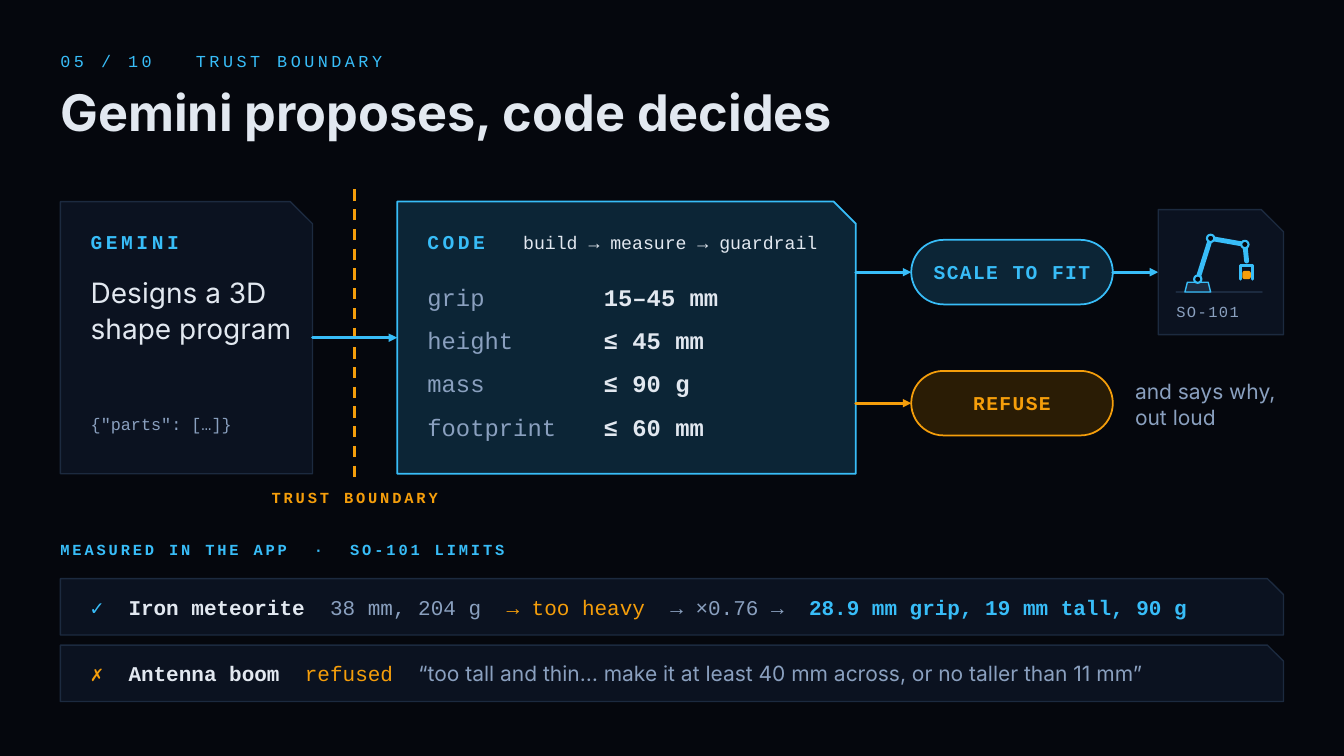
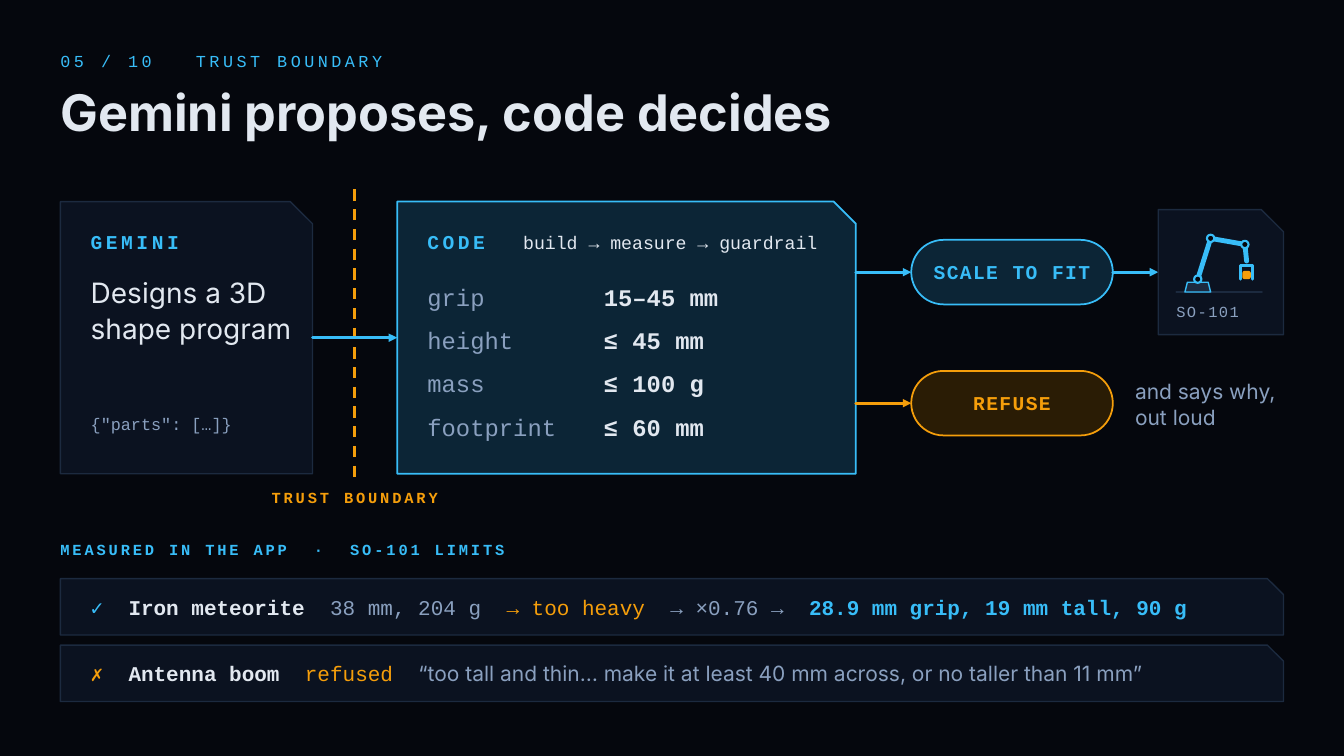
Before and after one commit to ahmedsohail2003/buffalo-hackathon, a slide deck: slide 5 of slides/STARHAND.pptx. Drawn at 1344x756 pixels with LibreOffice and Linux fonts; fonts in the diff are those of the drawing. Boxes give left, top, right and bottom in pixels: in the first picture for what was removed or moved away, otherwise in the second. Text is boxed around its words. In the diff, an @@ line names an element or a change of style, - is before the commit and + after.

```diff
--- a/slides/STARHAND.pptx
+++ b/slides/STARHAND.pptx
@@ text at [632, 376, 704, 397]: text changed @@
-≤ 90 g
+≤ 100 g
```
Also in this commit, not shown: 3 other files.
